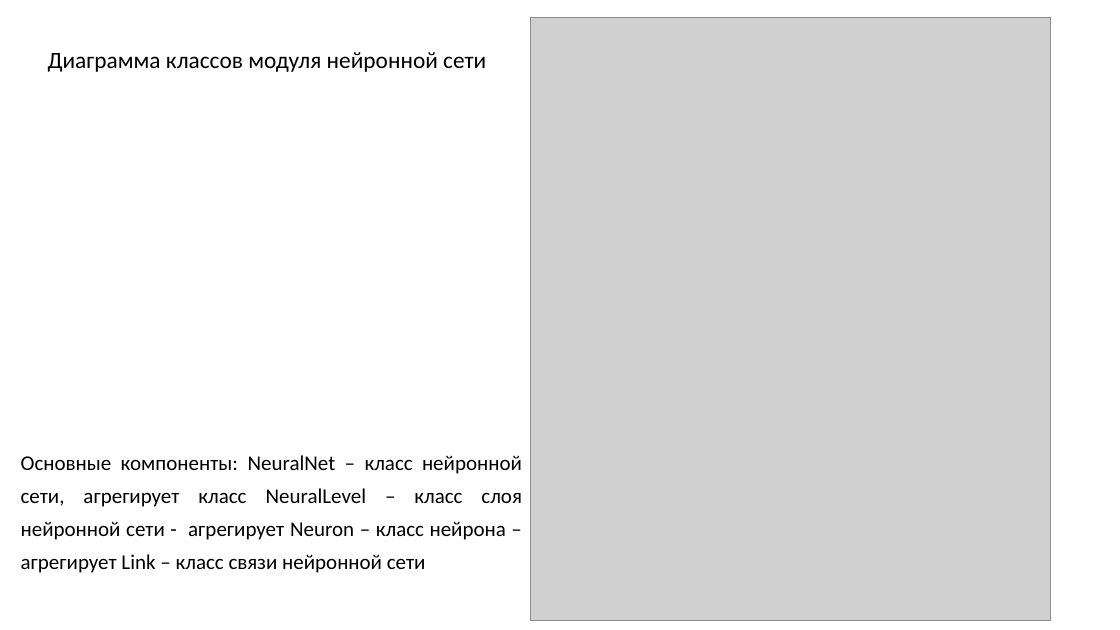
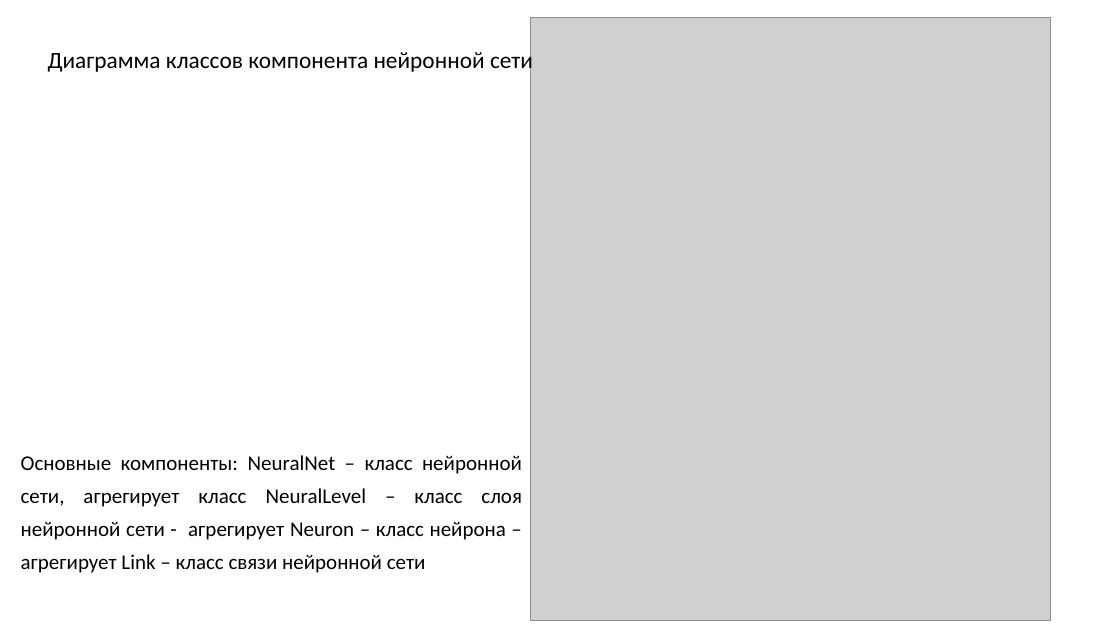
Before and after one commit to sevoster/hybrid-decision-making-system, a slide deck: slide 24 of docs/Синтетическая Презентация.pptx (slide 21 before the commit). Drawn at 1120x630 pixels with LibreOffice and Linux fonts; fonts in the diff are those of the drawing; grey boxes stand for pictures. Boxes give left, top, right and bottom in pixels: in the first picture for what was removed or moved away, otherwise in the second. Text is boxed around its words. In the diff, an @@ line names an element or a change of style, - is before the commit and + after.

```diff
--- a/docs/Синтетическая Презентация.pptx
+++ b/docs/Синтетическая Презентация.pptx
@@ text at (48, 48, 533, 74): text changed @@
-Диаграмма классов модуля нейронной сети
+Диаграмма классов компонента нейронной сети
```
Also in this commit, not shown: 14 other slides changed, 9 slides added, 6 slides removed, 8 other files.
